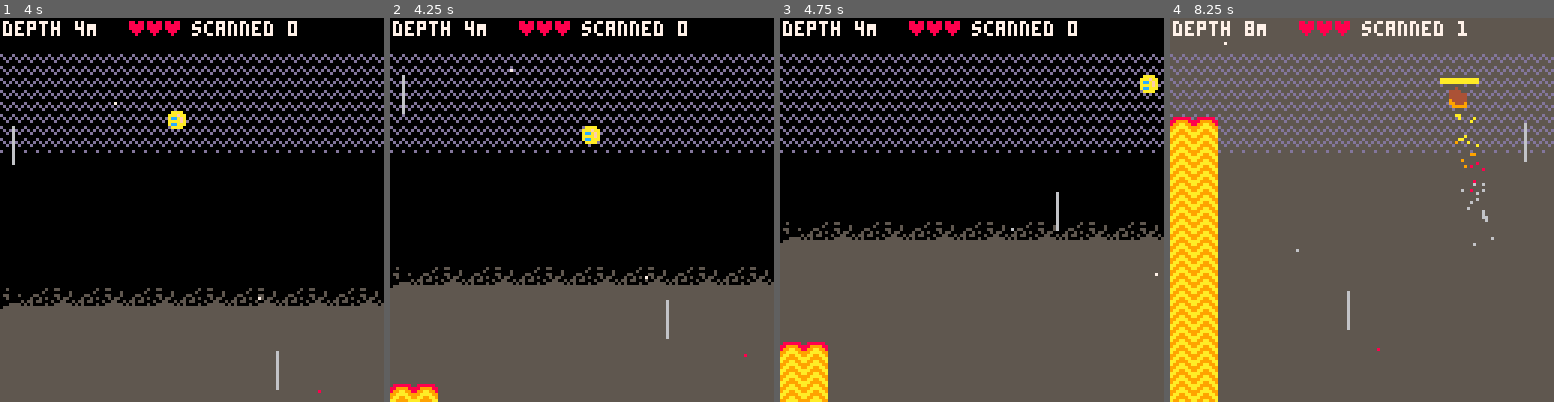
Above: before the commit, frames 1-4 (left to right).
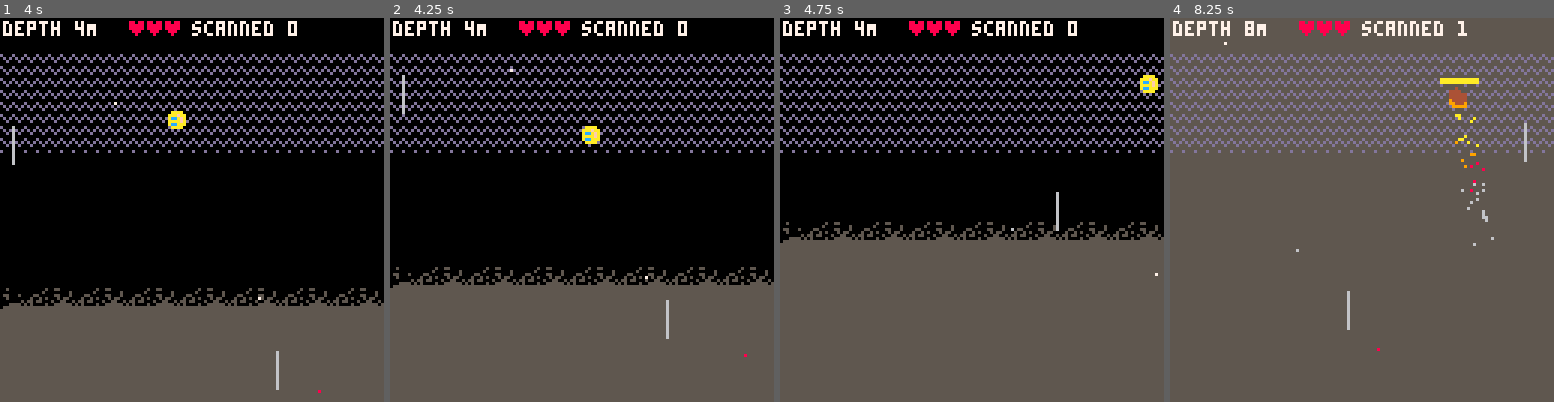
Above: after the commit, the same moments.

Repository: broquaint/pico8-carts
Game: PICO-8 cartridge tephratoil.p8
Two runs of this game, one before a commit and one after it. Both use one fixed random seed, a clock stepped at 60 frames per second and the inputs below.
Inputs:
- Up to frame 1 (4 s): tap X (X key) at 0.33, 1.07, 1.85, 2.97 s; tap O (Z key) at 0.7, 1.7, 2.1, 2.5, 2.9, 3.3, 3.7 s; hold Right 1.6-2.1 s; hold Up 2.15-2.42 s; hold Right 2.47-3.03 s; hold Left 3.08-3.58 s; hold Down 3.63-3.97 s
- Up to frame 2 (4.25 s): hold Right from 4.02 s (still down); tap X (X key) at 4.08 s; tap O (Z key) at 4.1 s
- Up to frame 3 (4.75 s): tap O (Z key) at 4.5 s; release Right at 4.68 s; hold Up from 4.73 s (still down)
- Up to frame 4 (8.25 s): tap O (Z key) every 0.4 s from 4.9 to 8.1 s; release Up at 5.03 s; hold Left 5.08-5.68 s; tap X (X key) at 5.2, 6.32, 7.43 s; hold Down 5.73-6.03 s; hold Right 6.08-6.58 s; hold Right 6.63-7.13 s; hold Up 7.18-7.45 s; hold Right 7.5-8.07 s; hold Left from 8.12 s (still down)

Frame 1 is identical in both runs. In frame 2, 0.6% of the frame differs, in the area x 0-13%, y 95-100%; in frame 3, 1.9%; in frame 4, 9.3%, in the area x 0-13%, y 25-100%.

Commit message:
Spawn geysers with some regularity
Still don't anything but look pretty.

Diff:
--- a/tephratoil.p8
+++ b/tephratoil.p8
@@ -169,12 +169,17 @@
    return x - (x % 8)
 end
 
-function make_geyser()
+function make_geyser(n)
    -- 16 32 48 64 80 96 112 128
+   local gx = ({0, 16, 32, 48, 64, 80, 96, 112})[randx(8)]
+   -- Don't have 2 geysers in the same place.
+   while any(geysers, function(g) return g.x == gx end) do
+      gx = ({0, 16, 32, 48, 64, 80, 96, 112})[randx(8)]
+   end
+
    return make_obj({
-         x = 0, --({0, 16, 32, 48, 64, 80, 96, 112})[randx(8)]
+         x = gx,
          y = 128,
-         speed = 3,
    })
 end
 
@@ -263,10 +268,16 @@
       add(obstacles, obstacle)
    end
 
-   if frame_count == 100 then
-      local geyser = make_geyser()
-      animate_obj(geyser, animate_geyser)
-      add(geysers, geyser)
+   -- Geyser(s) every 10 seconds
+   if frame_count % 300 == 0 then
+      local gc = 1 + min(3, depth_count / 30)
+      for n = 1, gc do
+         delay(function()
+               local geyser = make_geyser()
+               animate_obj(geyser, animate_geyser)
+               add(geysers, geyser)
+         end, (n-1)*30)
+      end
    end
 end
 
@@ -284,9 +295,10 @@
 
    from = g.y
    to   = -112
-   for f = 1, 100 do
+   local speed = 100 - min(50, (5 * (depth_count / 10)))
+   for f = 1, speed do
       if current_game_state == game_state_playing then
-         g.y = lerp(from, to, easeinquad(f/100))
+         g.y = lerp(from, to, easeinquad(f/speed))
          yield()
       end
    end
@@ -566,6 +578,11 @@
    for idx,obstacle in pairs(obstacles) do
       if obstacle.y < -17 then
          deli(obstacles, idx)
+      end
+   end
+   for idx,geyser in pairs(geysers) do
+      if not geyser.animating then
+         deli(geysers, idx)
       end
    end
 end
